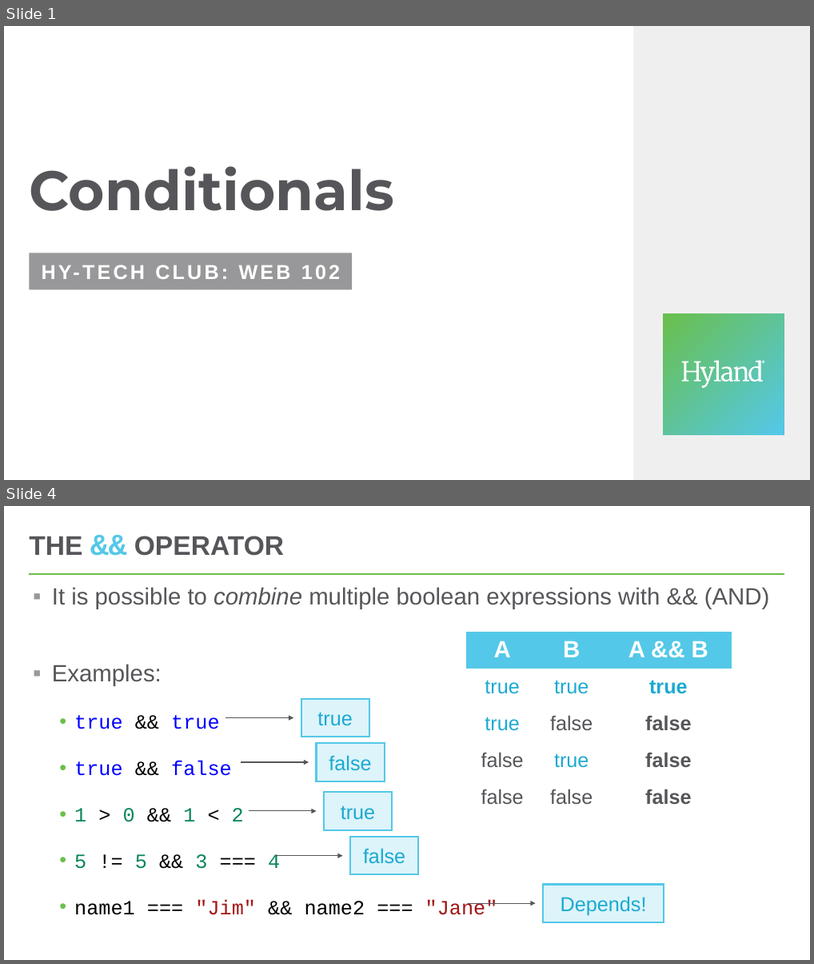
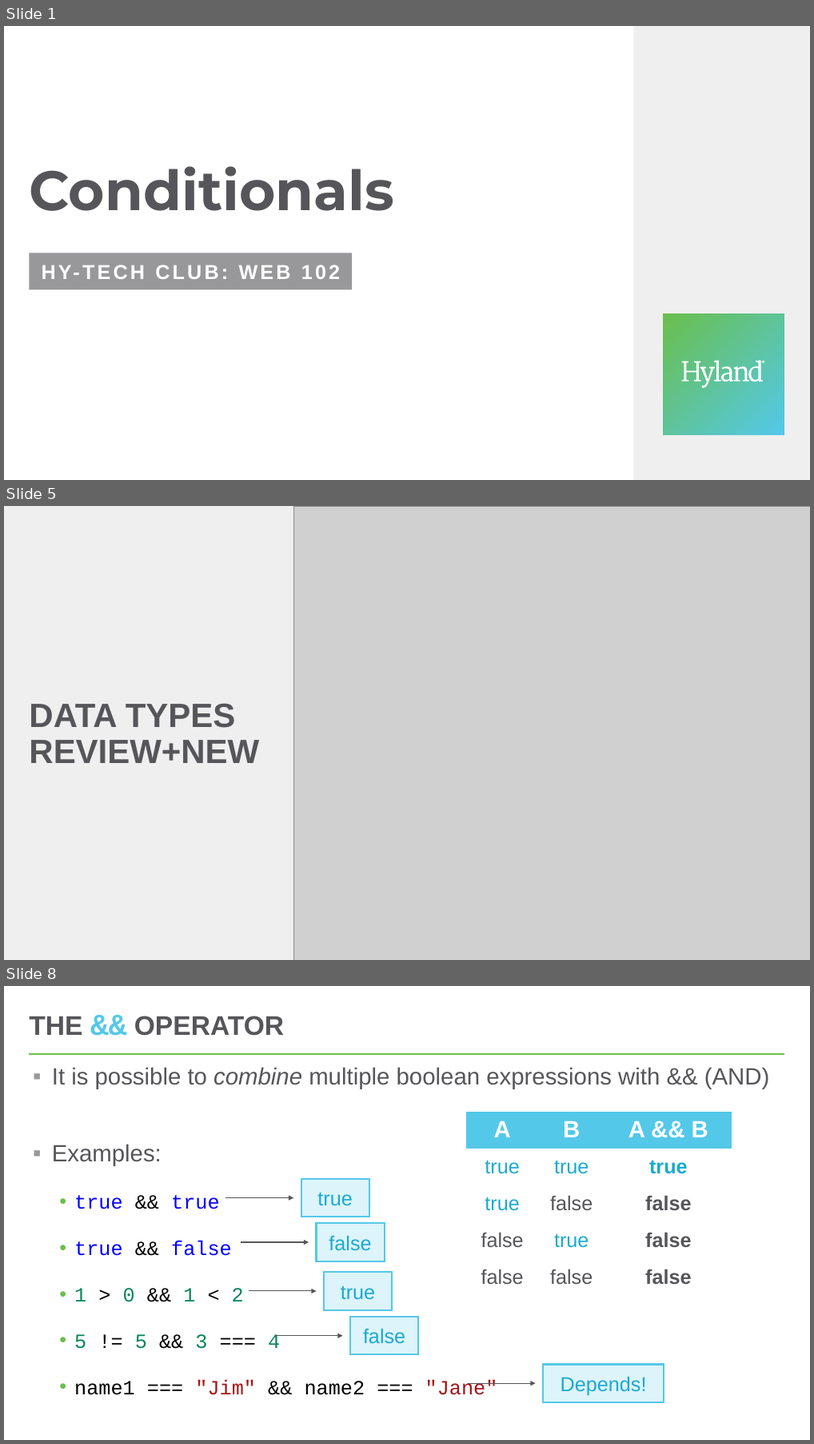
Before and after one commit to hytechclub/web-102, a slide deck: Week05/Conditionals.pptx. Shown one above the other, each under a label of ours: slides 1 and 4 before the commit, slides 1, 5 and 8 after it; the slides between them are not shown. The pictures are 814x964 and 814x1444 pixels, drawn with LibreOffice and Linux fonts; fonts in the diff are those of the drawing; grey boxes stand for pictures. Boxes give left, top, right and bottom in pixels: in the first picture for what was removed or moved away, otherwise in the second. Text is boxed around its words. In the diff, an @@ line names an element or a change of style, - is before the commit and + after.

```diff
--- a/Week05/Conditionals.pptx
+++ b/Week05/Conditionals.pptx
@@ slide 5 added at [4,506,810,960], background #FFFFFF @@
@@ rectangle added at [4,506,347,960], fill #EFEFF0 @@
@@ picture added at [294,506,810,960] @@
@@ title added at [29,703,259,763], 40 pt, text #56565A, bold @@
+DATA TYPES REVIEW+NEW
@@ what was slide 4 is now slide 8 @@
```
Also in this commit, not shown: 4 slides changed, 5 other slides added, 1 other file.
